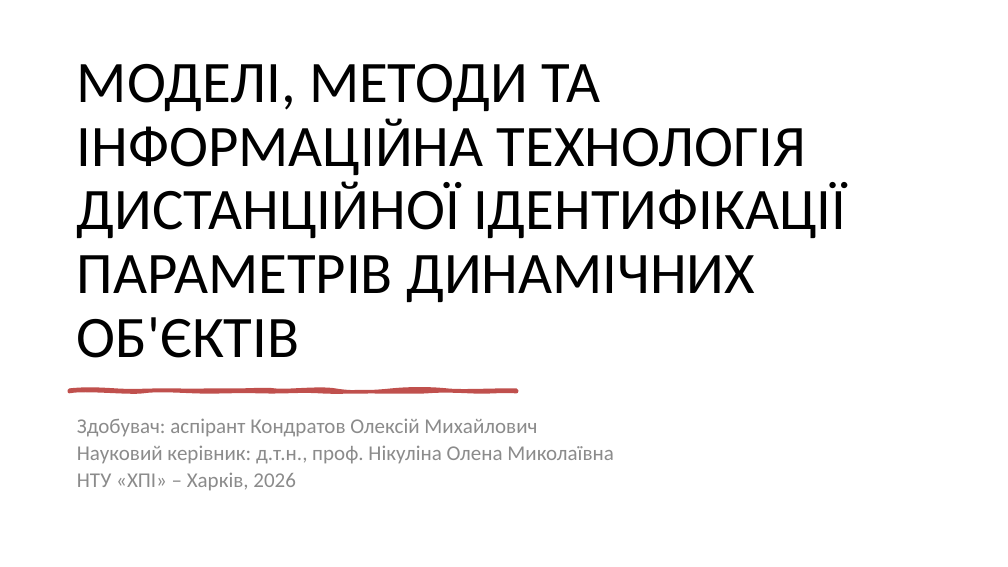
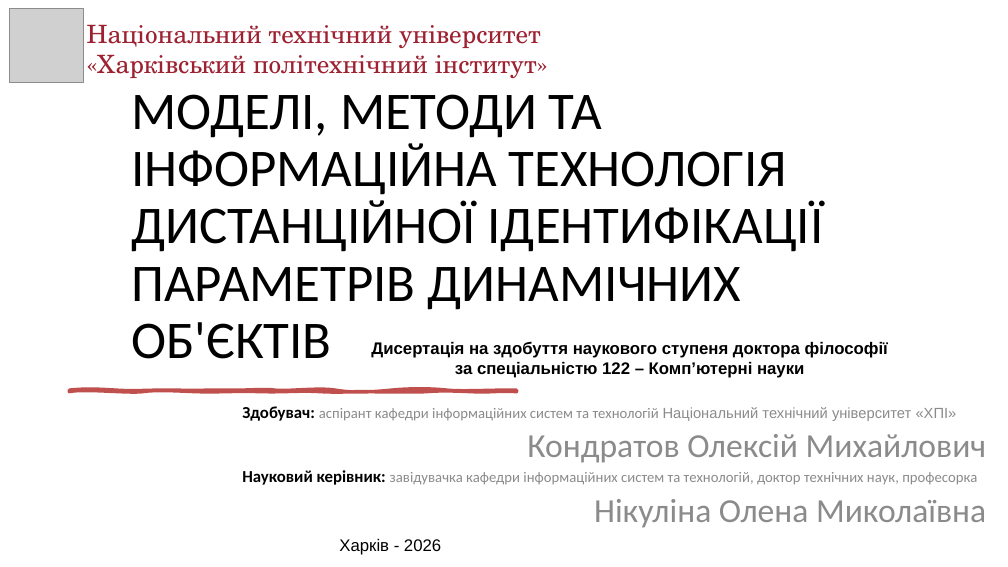
Before and after one commit to ly0wenka/dis_f, a slide deck: slide 1 of dissertation_Kondratov_slides.pptx. Drawn at 1008x567 pixels with LibreOffice and Linux fonts; fonts in the diff are those of the drawing; grey boxes stand for pictures. Boxes give left, top, right and bottom in pixels: in the first picture for what was removed or moved away, otherwise in the second. Text is boxed around its words. In the diff, an @@ line names an element or a change of style, - is before the commit and + after.

```diff
--- a/dissertation_Kondratov_slides.pptx
+++ b/dissertation_Kondratov_slides.pptx
@@ picture added at <box>9,8,83,82</box> @@
@@ text added at <box>87,24,540,78</box>, 24 pt, text #9D2131 @@
+Національний технічний університет
+«Харківський політехнічний інститут»
@@ title "МОДЕЛІ, МЕТОДИ ТА ІНФОРМАЦІЙНА ТЕХНОЛОГІЯ": place and size @@
-title "МОДЕЛІ, МЕТОДИ ТА ІНФОРМАЦІЙНА ТЕХНОЛОГІЯ" at <box>77,64,846,358</box>
+title "МОДЕЛІ, МЕТОДИ ТА ІНФОРМАЦІЙНА ТЕХНОЛОГІЯ" at <box>131,94,824,359</box>
@@ title "МОДЕЛІ, МЕТОДИ ТА ІНФОРМАЦІЙНА ТЕХНОЛОГІЯ" at <box>131,94,824,359</box>: size 56 to 50.4 pt @@
@@ text added at <box>371,341,888,378</box>, 16 pt, text #000000, bold @@
+Дисертація на здобуття наукового ступеня доктора філософії
+за спеціальністю 122 – Комп’ютерні науки
@@ subtitle at <box>242,406,986,528</box>: text changed; size 20 to 14 pt @@
-Здобувач: аспірант Кондратов Олексій Михайлович
-Науковий керівник: д.т.н., проф. Нікуліна Олена Миколаївна
-НТУ «ХПІ» – Харків, 2026
+Здобувач: аспірант кафедри інформаційних систем та технологій Національний технічний університет «ХПІ»
+Кондратов Олексій Михайлович
+Науковий керівник: завідувачка кафедри інформаційних систем та технологій, доктор технічних наук, професорка
+Нікуліна Олена Миколаївна
@@ text added at <box>339,539,441,555</box>, 16 pt, text #000000 @@
+Харків - 2026
```
Also in this commit, not shown: 41 other slides changed.
